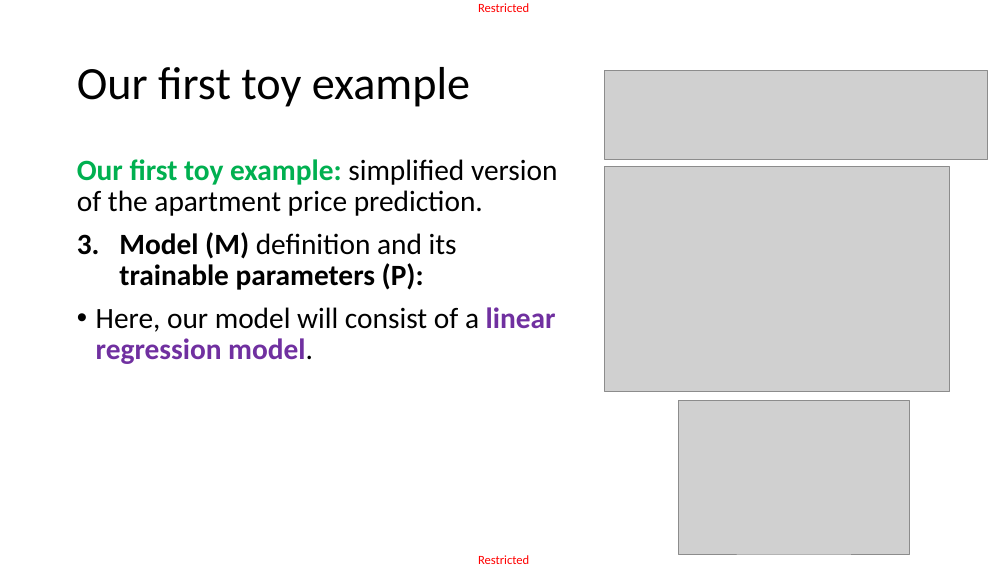
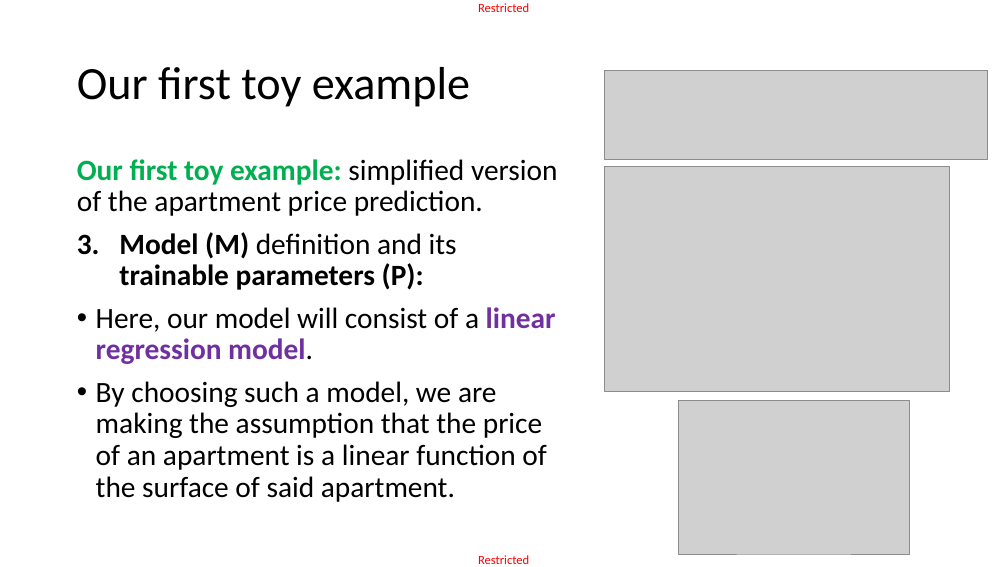
Before and after one commit to matthieudemari/SUTD_DL_50_039, a slide deck: slide 50 of W1/1. W1S1 final/W1S1.pptx. Drawn at 1008x567 pixels with LibreOffice and Linux fonts; fonts in the diff are those of the drawing; grey boxes stand for pictures. Boxes give left, top, right and bottom in pixels: in the first picture for what was removed or moved away, otherwise in the second. Text is boxed around its words. In the diff, an @@ line names an element or a change of style, - is before the commit and + after.

```diff
--- a/W1/1. W1S1 final/W1S1.pptx
+++ b/W1/1. W1S1 final/W1S1.pptx
@@ text at (96,381,546,502): paragraph added @@
+• By choosing such a model, we are making the assumption that the price of an apartment is a linear function of the surface of said apartment.
```
Also in this commit, not shown: 8 other slides changed, 17 other files.
